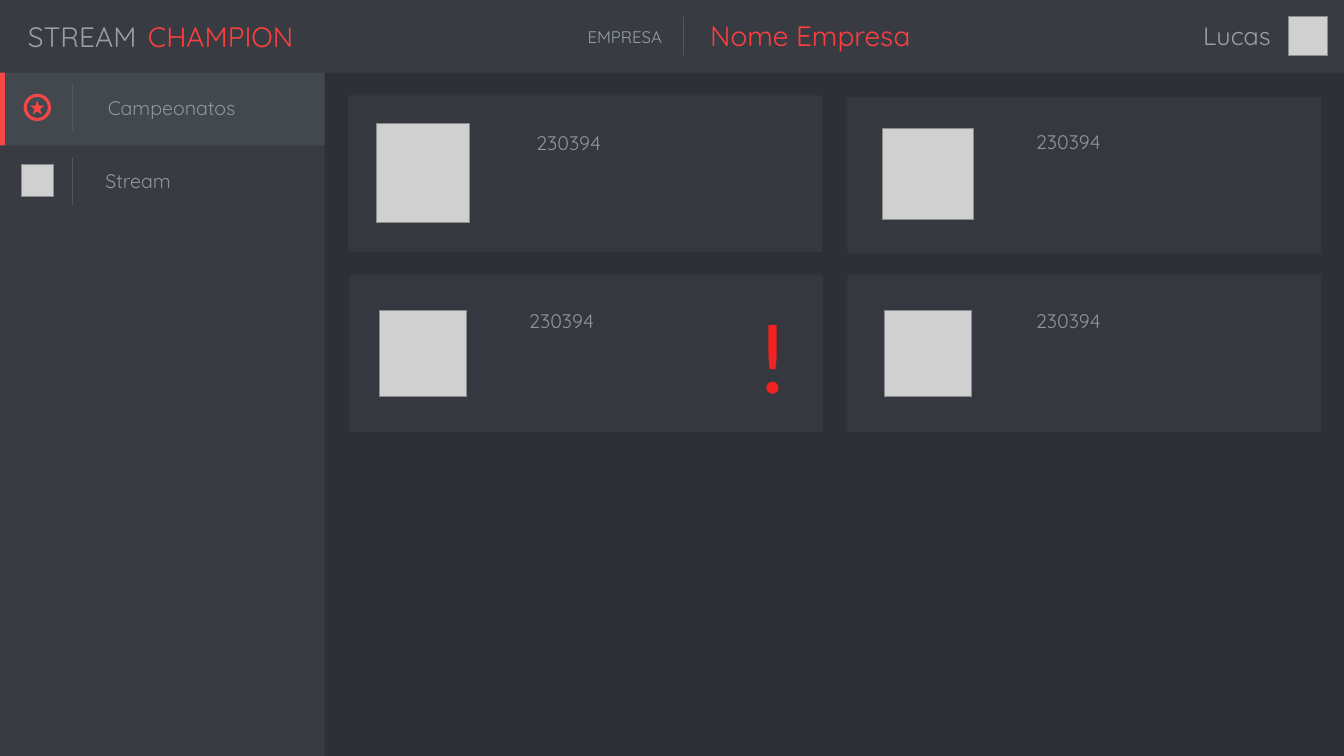
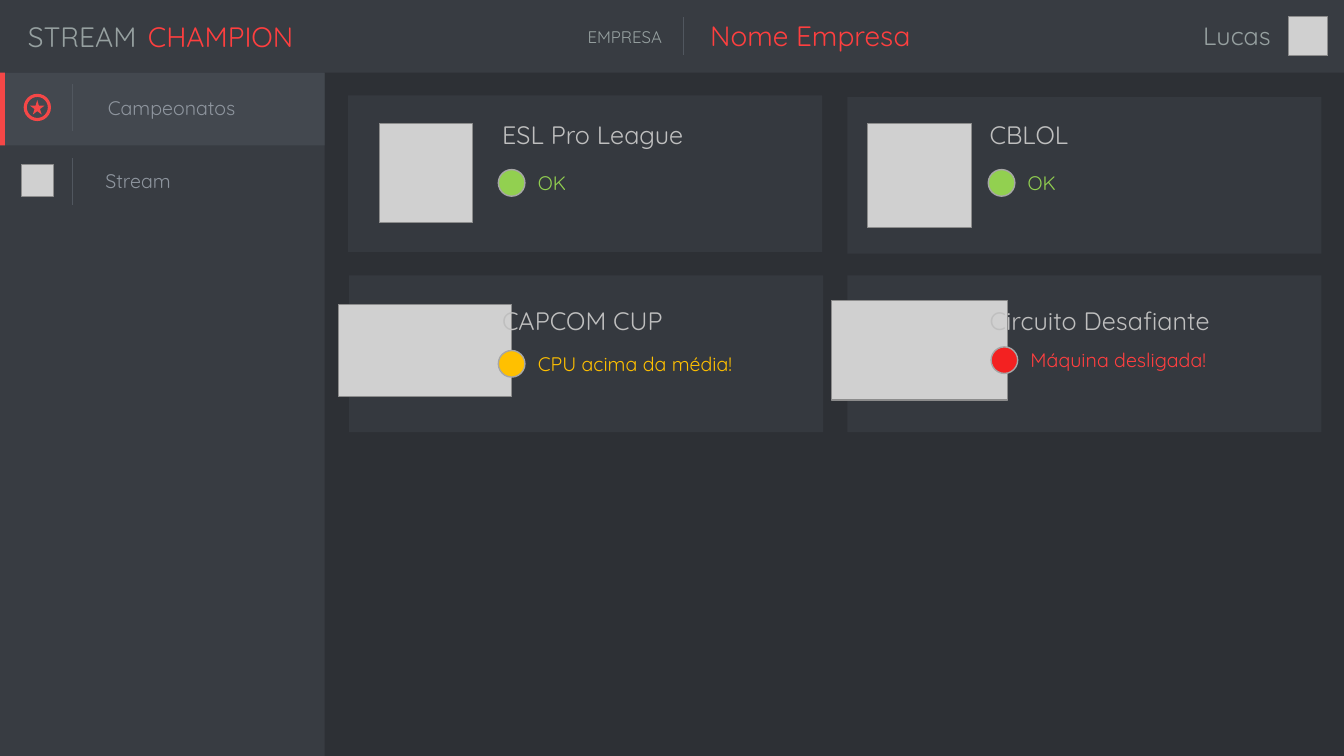
Before and after one commit to YudiG12/CarbonTowerEtc, a slide deck: slide 2 of Mockup/mockup1.pptx. Drawn at 1344x756 pixels with LibreOffice and Linux fonts; fonts in the diff are those of the drawing; grey boxes stand for pictures. Boxes give left, top, right and bottom in pixels: in the first picture for what was removed or moved away, otherwise in the second. Text is boxed around its words. In the diff, an @@ line names an element or a change of style, - is before the commit and + after.

Commit message:
tela company

```diff
--- a/Mockup/mockup1.pptx
+++ b/Mockup/mockup1.pptx
@@ text added at [502, 126, 683, 149], 18 pt, text #BFBFBF @@
+ESL Pro League
@@ text removed at [536, 136, 601, 150] @@
-230394
@@ picture: place and size @@
-picture at [882, 128, 974, 220]
+picture at [867, 123, 971, 227]
@@ text added at [990, 126, 1069, 144], 18 pt, text #BFBFBF @@
+CBLOL
@@ text removed at [1036, 135, 1101, 149] @@
-230394
@@ ellipse added at [498, 169, 524, 196], fill #92D050, outline #A6A6A6 1 pt @@
@@ text added at [538, 176, 566, 190], 14 pt, text #92D050 @@
+OK
@@ ellipse added at [988, 169, 1014, 196], fill #92D050, outline #A6A6A6 1 pt @@
@@ text added at [1028, 176, 1056, 190], 14 pt, text #92D050 @@
+OK
@@ text removed at [747, 287, 801, 419] @@
-!
@@ picture added at [339, 304, 512, 397] @@
@@ picture removed at [380, 311, 467, 397] @@
@@ text added at [502, 304, 662, 337], 18 pt, text #BFBFBF @@
+CAPCOM CUP
@@ text removed at [529, 314, 594, 328] @@
-230394
@@ picture added at [831, 301, 1007, 400] @@
@@ picture removed at [885, 311, 972, 397] @@
@@ text added at [990, 304, 1210, 337], 18 pt, text #BFBFBF @@
+Circuito Desafiante
@@ text removed at [1036, 314, 1101, 328] @@
-230394
@@ ellipse added at [498, 351, 524, 377], fill #FFC000, outline #A6A6A6 1 pt @@
@@ text added at [538, 356, 732, 371], 14 pt, text #FFC000 @@
+CPU acima da média!
@@ ellipse added at [991, 347, 1017, 373], fill #F32121, outline #A6A6A6 1 pt @@
@@ text added at [1030, 352, 1206, 371], 14 pt, text #FF3F3F @@
+Máquina desligada!
```
